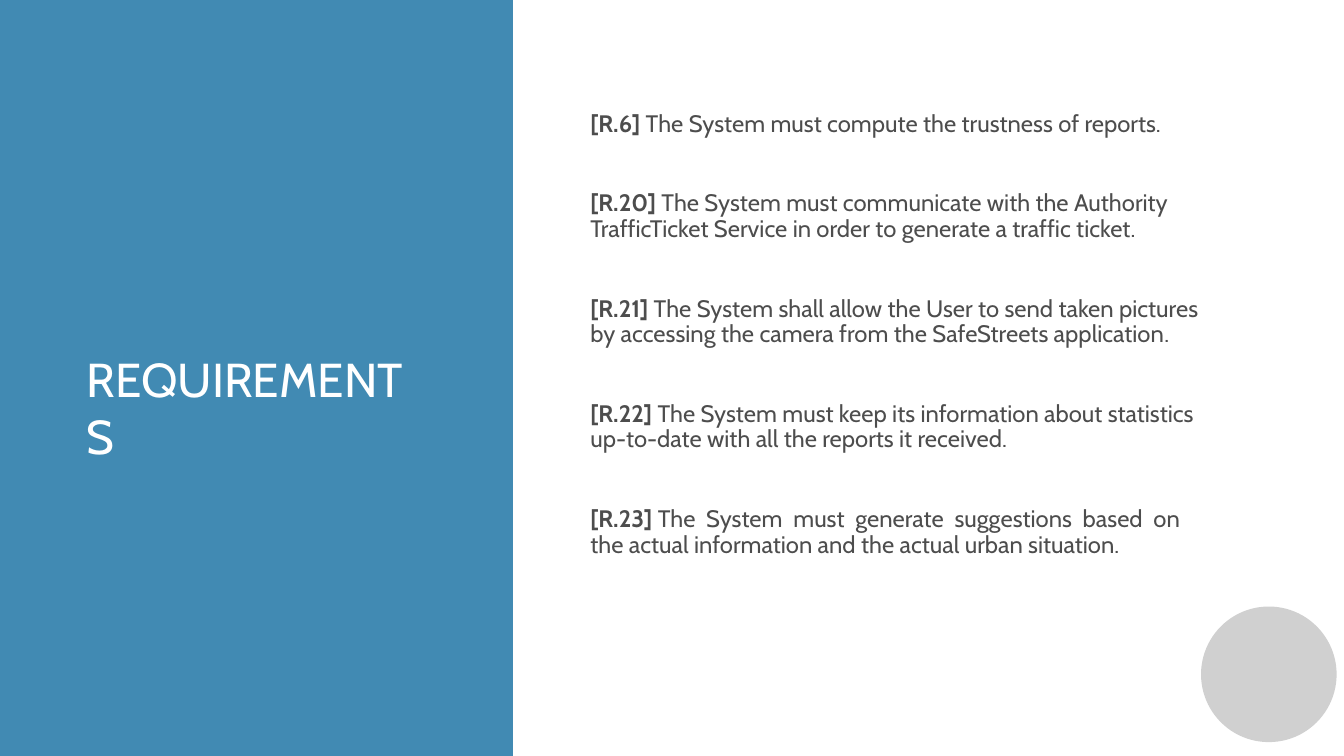
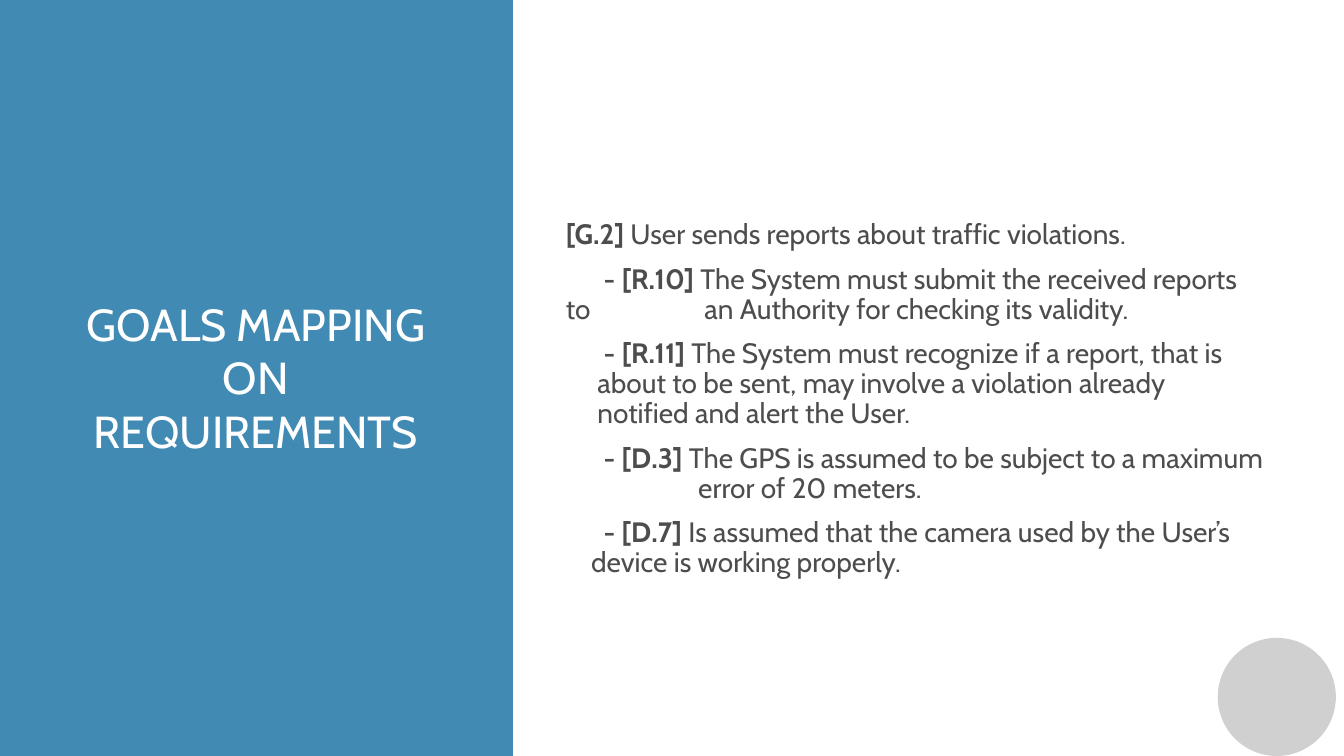
Before and after one commit to manuelsalamino/SoftwareEngineering2-Project, a slide deck: slide 6 of Presentazione standard3.pptx. Drawn at 1344x756 pixels with LibreOffice and Linux fonts; fonts in the diff are those of the drawing; grey boxes stand for pictures; background and template pictures are left out. Boxes give left, top, right and bottom in pixels: in the first picture for what was removed or moved away, otherwise in the second. Text is boxed around its words. In the diff, an @@ line names an element or a change of style, - is before the commit and + after.

```diff
--- a/Presentazione standard3.pptx
+++ b/Presentazione standard3.pptx
@@ text at (566,223,1263,579): text changed; size 17 to 20 pt @@
-[R.6] The System must compute the trustness of reports.
-[R.20] The System must communicate with the Authority TrafficTicket Service in order to generate a traffic ticket.
-[R.21] The System shall allow the User to send taken pictures by accessing the camera from the SafeStreets application.
-[R.22] The System must keep its information about statistics up-to-date with all the reports it received.
-[R.23] The System must generate suggestions based on the actual information and the actual urban situation.
+[G.2] User sends reports about traffic violations.
+- [R.10] The System must submit the received reports to an Authority for checking its validity.
+- [R.11] The System must recognize if a report, that is about to be sent, may involve a violation already notified and alert the User.
+- [D.3] The GPS is assumed to be subject to a maximum error of 20 meters.
+- [D.7] Is assumed that the camera used by the User’s device is working properly.
@@ text at (86,309,425,449): text changed; size 34 to 32 pt @@
-REQUIREMENTS
+GOALS MAPPING ON REQUIREMENTS
@@ picture: place and size @@
-picture at (1202,607,1338,743)
+picture at (1218,638,1336,756)
```
Also in this commit, not shown: 15 other slides changed.
